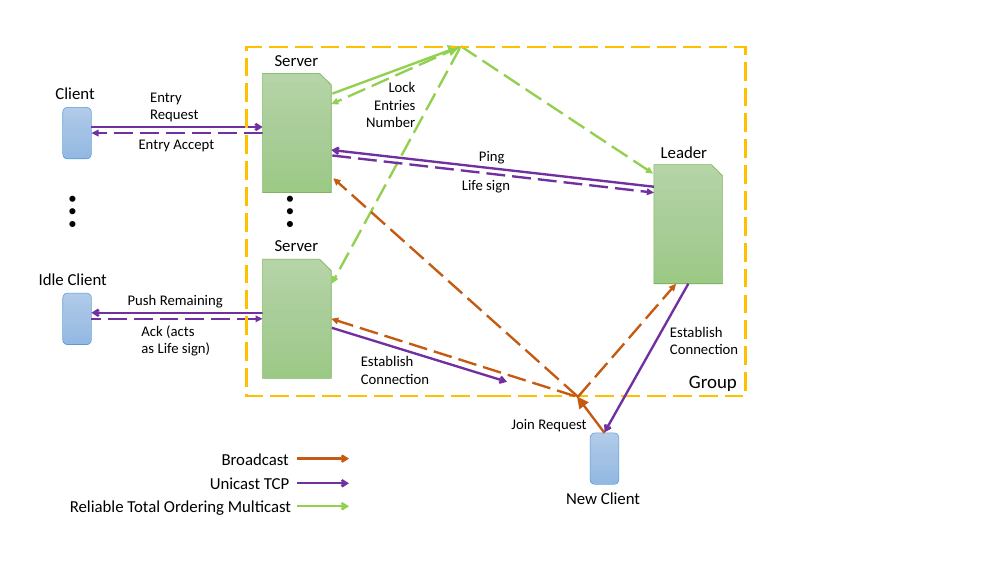
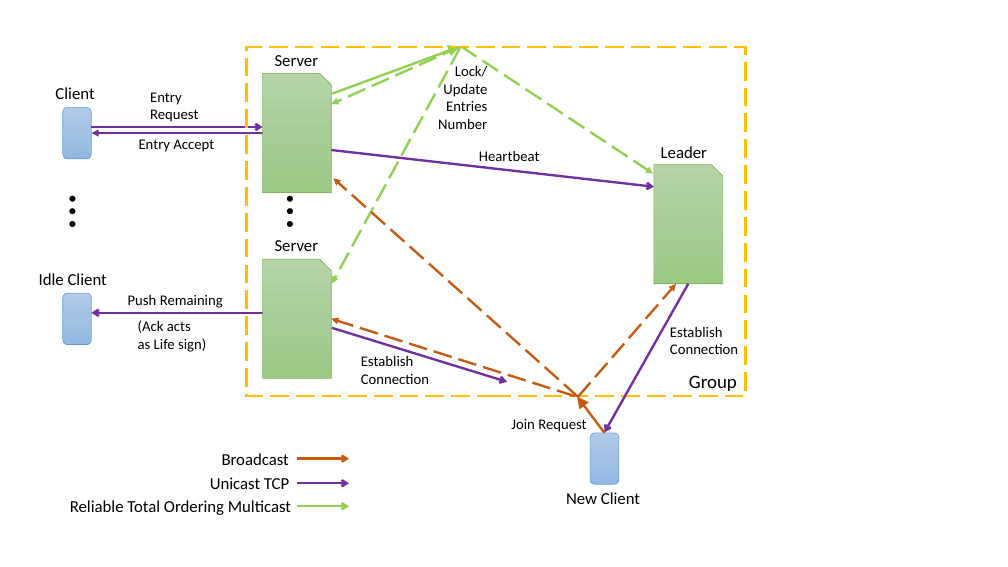
Before and after one commit to Conni2461/admission_handler, a slide deck: slide 1 of reports/report2/Architecture_Diagram.pptx. Drawn at 1008x567 pixels with LibreOffice and Linux fonts; fonts in the diff are those of the drawing. Boxes give left, top, right and bottom in pixels: in the first picture for what was removed or moved away, otherwise in the second. Text is boxed around its words. In the diff, an @@ line names an element or a change of style, - is before the commit and + after.

```diff
--- a/reports/report2/Architecture_Diagram.pptx
+++ b/reports/report2/Architecture_Diagram.pptx
@@ text at <box>438,64,488,129</box>: text changed @@
-Lock Entries Number
+Lock/ Update Entries Number
@@ arrow (262, 133) - (91, 133): stroke #7030A0 2.25 pt dashed to #7030A0 2.25 pt @@
@@ arrow (654, 187) - (331, 150): arrowheads changed @@
@@ arrow removed from (333, 156) to (654, 193) @@
@@ text at <box>479,150,539,166</box>: text changed @@
-Ping
+Heartbeat
@@ text removed at <box>462,180,510,193</box> @@
-Life sign
@@ arrow removed from (91, 319) to (262, 319) @@
@@ text at <box>138,320,191,333</box>: text changed @@
-Ack (acts
+(Ack acts
```
Also in this commit, not shown: 1 other file.
